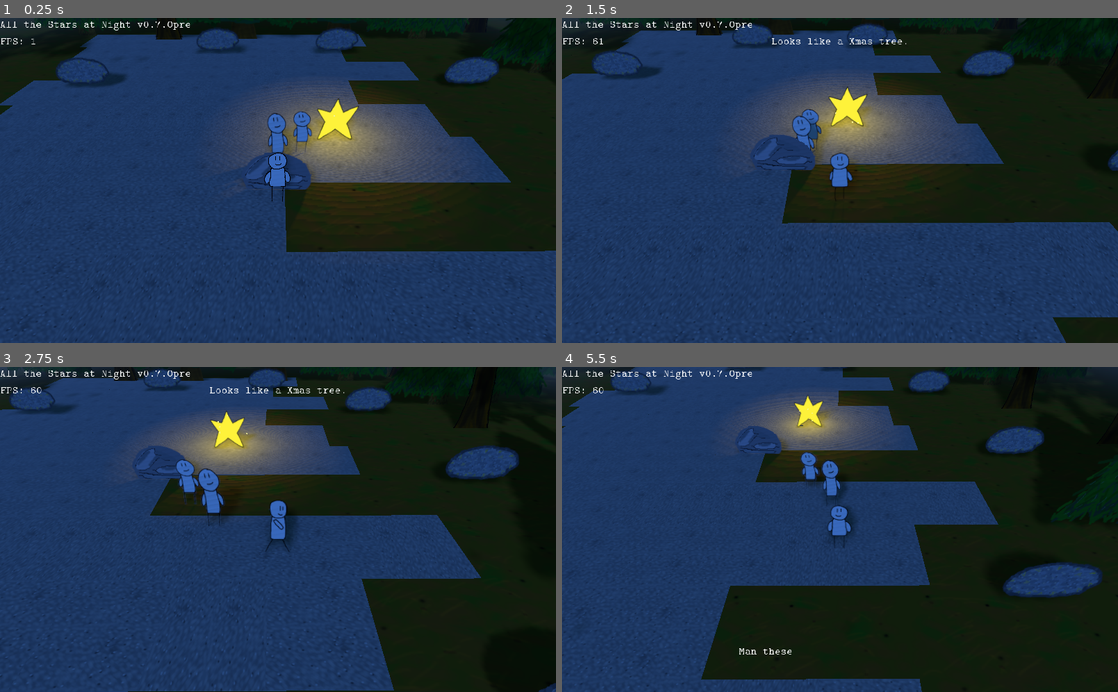
Above: before the commit, frames 1-4 (two rows, left to right).
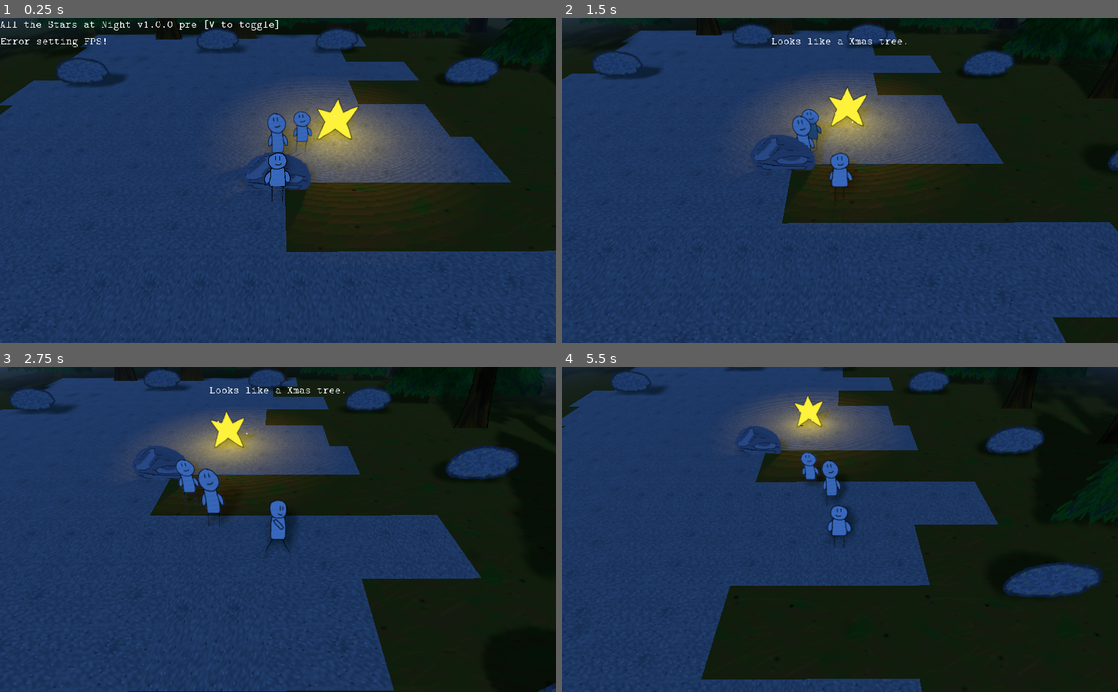
Above: after the commit, the same moments.

Repository: Schoperation/AllTheStarsAtNight
Game: Godot game, scene res://world/World.tscn
Same seed, same stepped clock (60 frames per second), same inputs: the game is played once before the commit and once after it.
Inputs (mouse positions are in pixels of both pictures, inside the frame that each line leads up to):
- Up to frame 1 (0.25 s): no input
- Up to frame 2 (1.5 s): move the mouse to (667, 34) at 0.52 s; hold D (move_right) 0.53-1.28 s; tap V (show_version, bound only after the commit) at 0.6 s; click (667, 34) at 0.67 s; move the mouse to (728, 196) at 1.27 s; hold S (move_down) from 1.28 s (still down); click (728, 196) at 1.35 s
- Up to frame 3 (2.75 s): tap V (show_version, bound only after the commit) at 1.55, 2.3 s; move the mouse to (333, 458) at 2.02 s; release S (move_down) at 2.03 s; hold D (move_right) from 2.03 s (still down); tap Mouse wheel up (zoom_in) at 2.1 s
- Up to frame 4 (5.5 s): move the mouse to (812, 594) at 2.77 s; release D (move_right) at 2.78 s; hold W (move_up) 2.78-3.53 s; tap Mouse wheel down (zoom_out) at 2.85 s; click (812, 594) at 2.92 s; tap V (show_version, bound only after the commit) at 3.05, 3.6, 4.35, 5.3 s; move the mouse to (1006, 578) at 3.52 s; hold A (move_left) 3.53-5.03 s; tap Enter at 4.25 s; move the mouse to (673, 480) at 4.27 s; move the mouse to (867, 529) at 5.02 s; press the mouse at (867, 529) at 5.03 s; hold S (move_down) from 5.03 s (still down)

The runs differ from the first frame. In frame 1, 0.3% of the frame differs, in the area x 0-50%, y 0-9%; in frame 2, 0.2%; in frame 3, 0.2%; in frame 4, 0.3%, in the area x 0-42%, y 1-89%.

Commit message:
Added more dialogue, and toggleable version header.

Diff:
--- a/player/PlayerMovement.gd
+++ b/player/PlayerMovement.gd
@@ -42,7 +42,6 @@
 	elif Input.is_action_just_released("move_right"):
 		$AnimatedSprite3D.animation = "idle_side"
 
-	print($AnimatedSprite3D.animation)
 	# Accelerating
 	if direction and currentSpeed < maxSpeed:
 		currentSpeed += 0.5
--- a/project.godot
+++ b/project.godot
@@ -68,6 +68,11 @@
 "events": [ Object(InputEventMouseButton,"resource_local_to_scene":false,"resource_name":"","device":0,"alt":false,"shi …(212 unchanged characters)…
  ]
 }
+show_version={
+"deadzone": 0.5,
+"events": [ Object(InputEventKey,"resource_local_to_scene":false,"resource_name":"","device":0,"alt":false,"shift":false,"control":false,"meta":false,"command":false,"pressed":false,"scancode":86,"unicode":0,"echo":false,"script":null)
+ ]
+}
 
 [rendering]
 
--- a/ui/Dialogue.gd
+++ b/ui/Dialogue.gd
@@ -6,6 +6,10 @@
 
 # Array of text files
 var textFiles = [
+	"boat",
+	"boyscouts",
+	"fatigue",
+	"life",
 	"mosquitoes"
 ]
 
@@ -15,20 +19,20 @@
 # Should we make them talk?
 func _on_NewDialogueTimer_timeout():
 	# Every number of seconds, random chance for them to start yapping, if not already.
-	var die = round(rand_range(2, 2))
+	var die = round(rand_range(0, 5))
 	if die == 2:
-		#print("Now!!")
 		$NewDialogueTimer.stop()
-		startDialogue()
+
+		# Alright, let's pick a random text file to load and parse. Remove it from the list for no repeats.
+		var textFile = textFiles[floor(rand_range(0, textFiles.size()))]
+		textFiles.remove(textFiles.find(textFile))
+		startDialogue(textFile)
 	else:
 		#print("Nope...")
 		pass
 
 # Start a dialogue, any dialogue
-func startDialogue():
-	# Alright, let's pick a random text file to load and parse
-	var textFile = textFiles[floor(rand_range(0, textFiles.size()))]
-
+func startDialogue(textFile):
 	# Load file
 	var file = File.new()
 	var path = "res://dialogue/" + textFile + ".txt"
--- a/ui/UI.tscn
+++ b/ui/UI.tscn
@@ -8,7 +8,7 @@
 [node name="UI" type="CanvasLayer"]
 
 [node name="Version" type="RichTextLabel" parent="."]
-margin_right = 388.0
+margin_right = 538.0
 margin_bottom = 58.0
 mouse_filter = 2
 mouse_default_cursor_shape = 16
@@ -42,6 +42,7 @@
 custom_fonts/font = ExtResource( 1 )
 align = 1
 valign = 1
+autowrap = true
 __meta__ = {
 "_edit_use_anchors_": false
 }
@@ -101,7 +102,7 @@
 one_shot = true
 
 [node name="NewDialogueTimer" type="Timer" parent="DialogueBox"]
-wait_time = 5.0
+wait_time = 10.0
 autostart = true
 
 [node name="NextLineTimer" type="Timer" parent="DialogueBox"]
--- a/ui/Version.gd
+++ b/ui/Version.gd
@@ -3,11 +3,19 @@
 # Version
 var gameName = "All the Stars at Night"
 var desc = "Explore an in-depth forest with an in-depth duo"
-var version = "0.7.0pre"
+var version = "1.0.0 pre"
+
+var isShown = false
 
 func _ready():
 	# Change version
-	self.text = gameName + " v" + version
+	self.text = gameName + " v" + version + " [V to toggle]"
+
+func _input(event):
+	if Input.is_action_just_pressed("show_version"):
+		isShown = not isShown
+		self.visible = not self.visible
 
 func _process(delta):
-	$FPS.text = "FPS: " + str(Engine.get_frames_per_second())
+	if isShown:
+		$FPS.text = "FPS: " + str(Engine.get_frames_per_second())
Not shown, added: dialogue/boat.txt
Not shown, added: dialogue/boyscouts.txt
Not shown, added: dialogue/fatigue.txt
Not shown, added: dialogue/intro.txt
Not shown, added: dialogue/life.txt
Not shown, changed: dialogue/mosquitoes.txt
